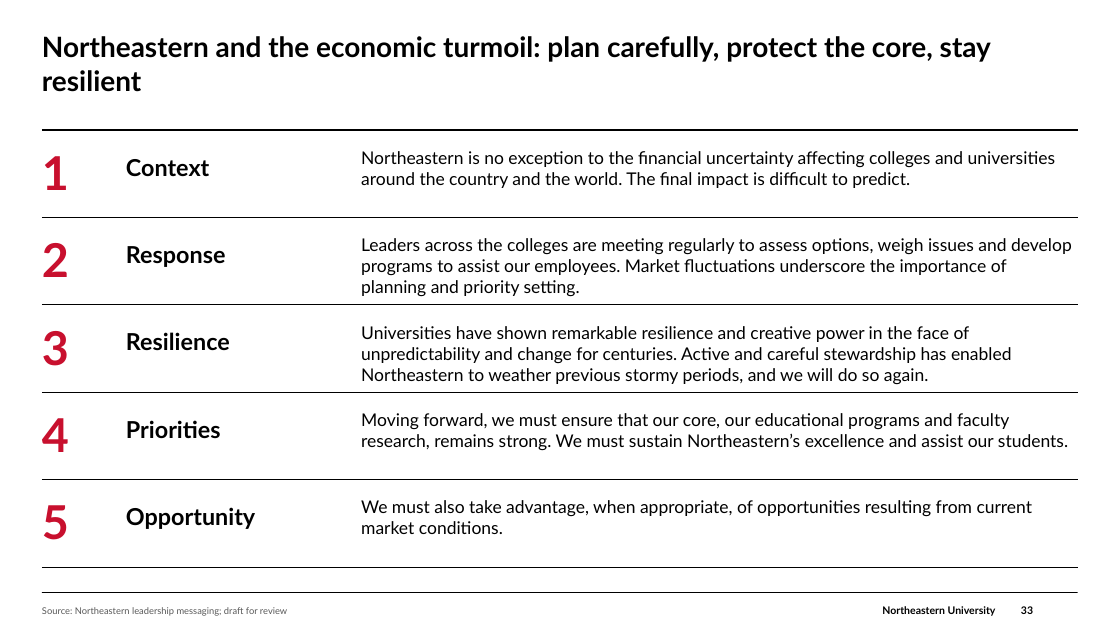
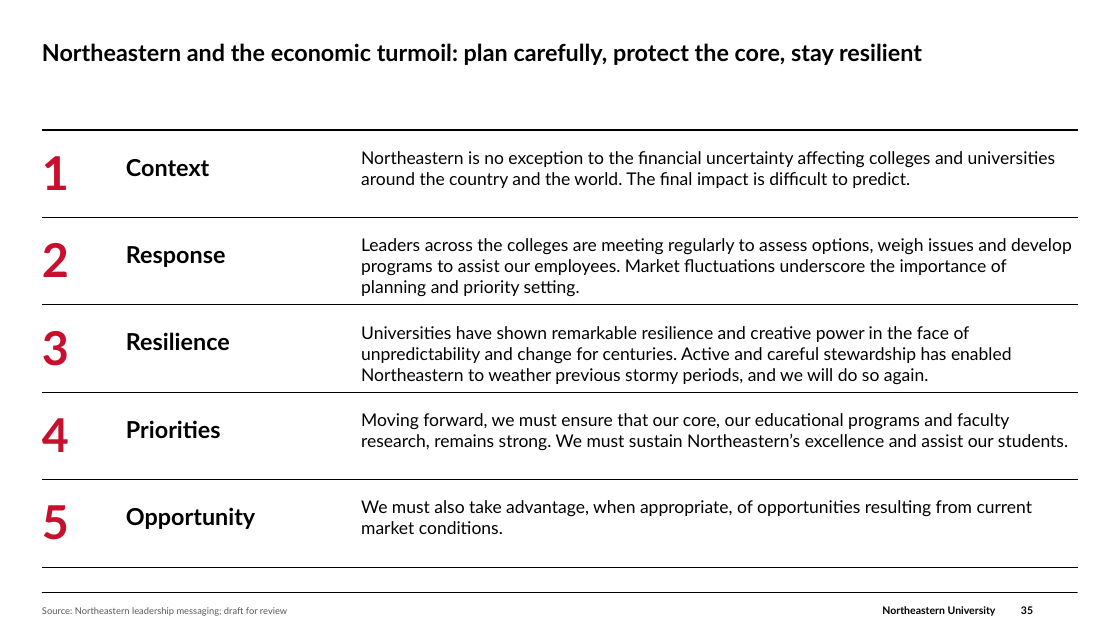
Before and after one commit to brettcsweet/Tonys-repo, a slide deck: slide 35 of GC_Financial_Update_2026-09-30.pptx (slide 33 before the commit). Drawn at 1120x630 pixels with LibreOffice and Linux fonts; fonts in the diff are those of the drawing; background and template pictures are left out. Boxes give left, top, right and bottom in pixels: in the first picture for what was removed or moved away, otherwise in the second. Text is boxed around its words. In the diff, an @@ line names an element or a change of style, - is before the commit and + after.

```diff
--- a/GC_Financial_Update_2026-09-30.pptx
+++ b/GC_Financial_Update_2026-09-30.pptx
@@ text "Northeastern and the economic turmoil: ..." moved from (x1=42, y1=36, x2=991, y2=92) to (x1=42, y1=43, x2=922, y2=65) @@
@@ text "Northeastern and the economic turmoil: ..." at (x1=42, y1=43, x2=922, y2=65): size 24 to 20 pt @@
@@ page number at (x1=1021, y1=606, x2=1033, y2=614): text changed @@
-33
+35
```
Also in this commit, not shown: 23 other slides changed, 2 slides added.
